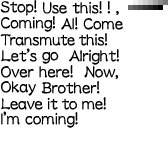
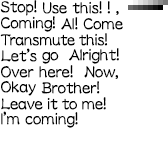
Revision of a layered 168 x 160 image; what changed, layer by layer:
painted on "Stop! Use this! ! , Coming! Al! Come Transmute this! Let’s go" over (69, 48, 119, 65)
showed "Layer 1" over (0, 0, 123, 128)
